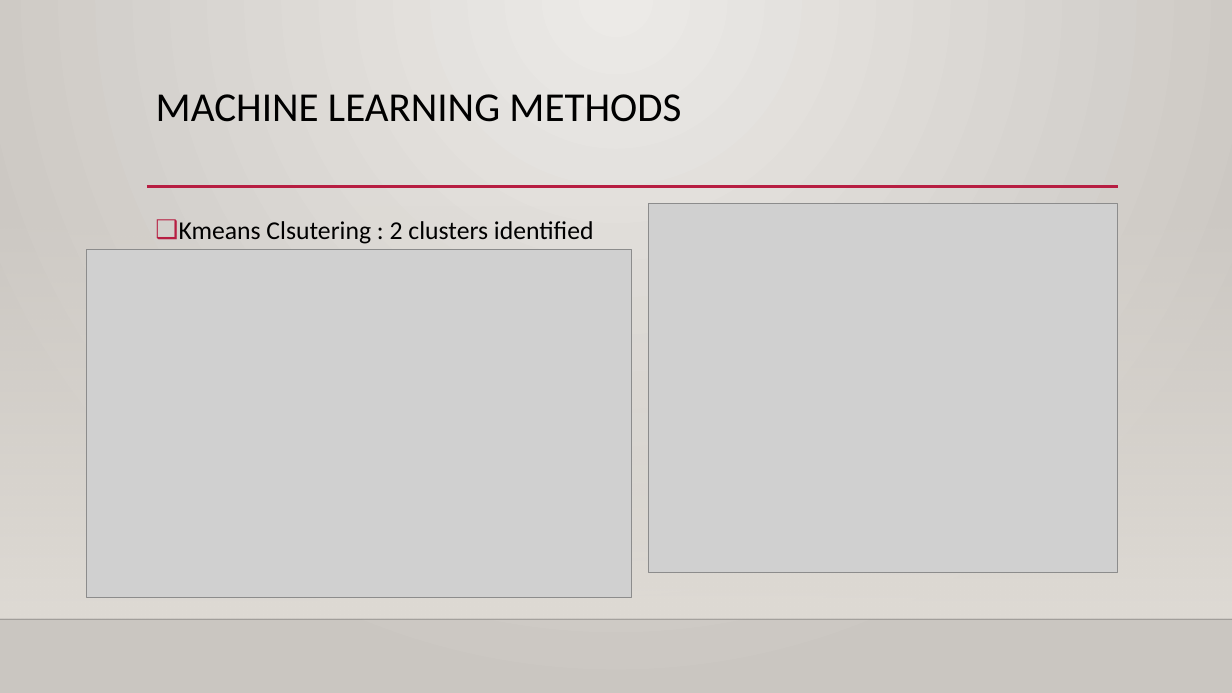
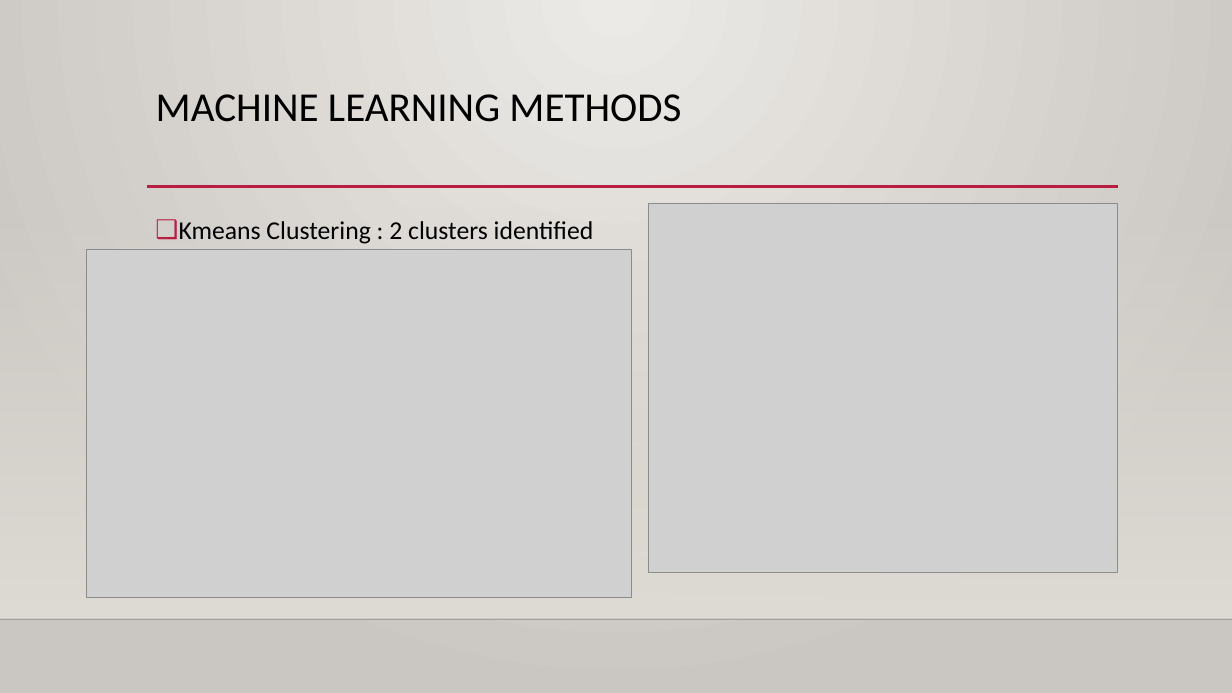
Before and after one commit to EllaC12345/Machine-Learning, a slide deck: slide 6 of Project 4.pptx (slide 7 before the commit). Drawn at 1232x693 pixels with LibreOffice and Linux fonts; fonts in the diff are those of the drawing; grey boxes stand for pictures; background and template pictures are left out. Boxes give left, top, right and bottom in pixels: in the first picture for what was removed or moved away, otherwise in the second. Text is boxed around its words. In the diff, an @@ line names an element or a change of style, - is before the commit and + after.

```diff
--- a/Project 4.pptx
+++ b/Project 4.pptx
@@ text at (179, 221, 594, 244): text changed @@
-❑ Kmeans Clsutering : 2 clusters identified
+❑ Kmeans Clustering : 2 clusters identified
```
Also in this commit, not shown: 1 other slide changed, 2 slides added, 1 slide removed, 3 other files.
